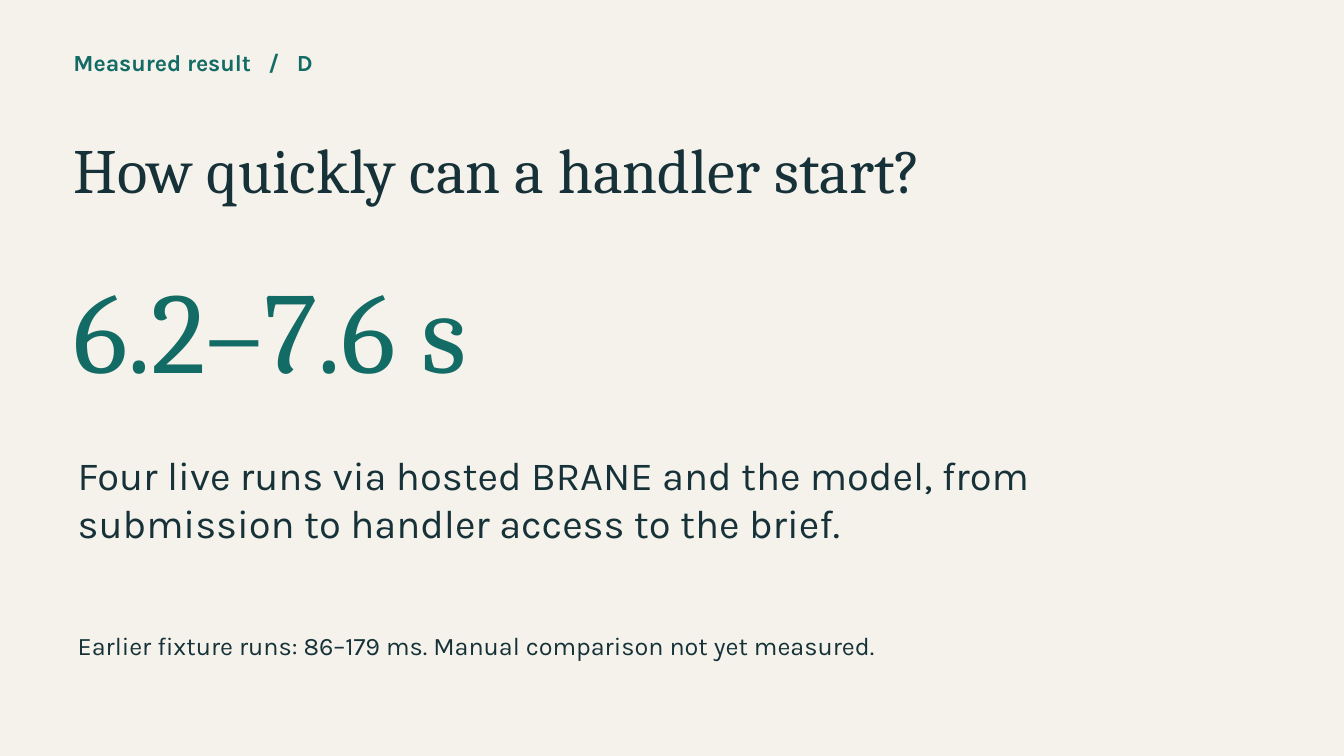
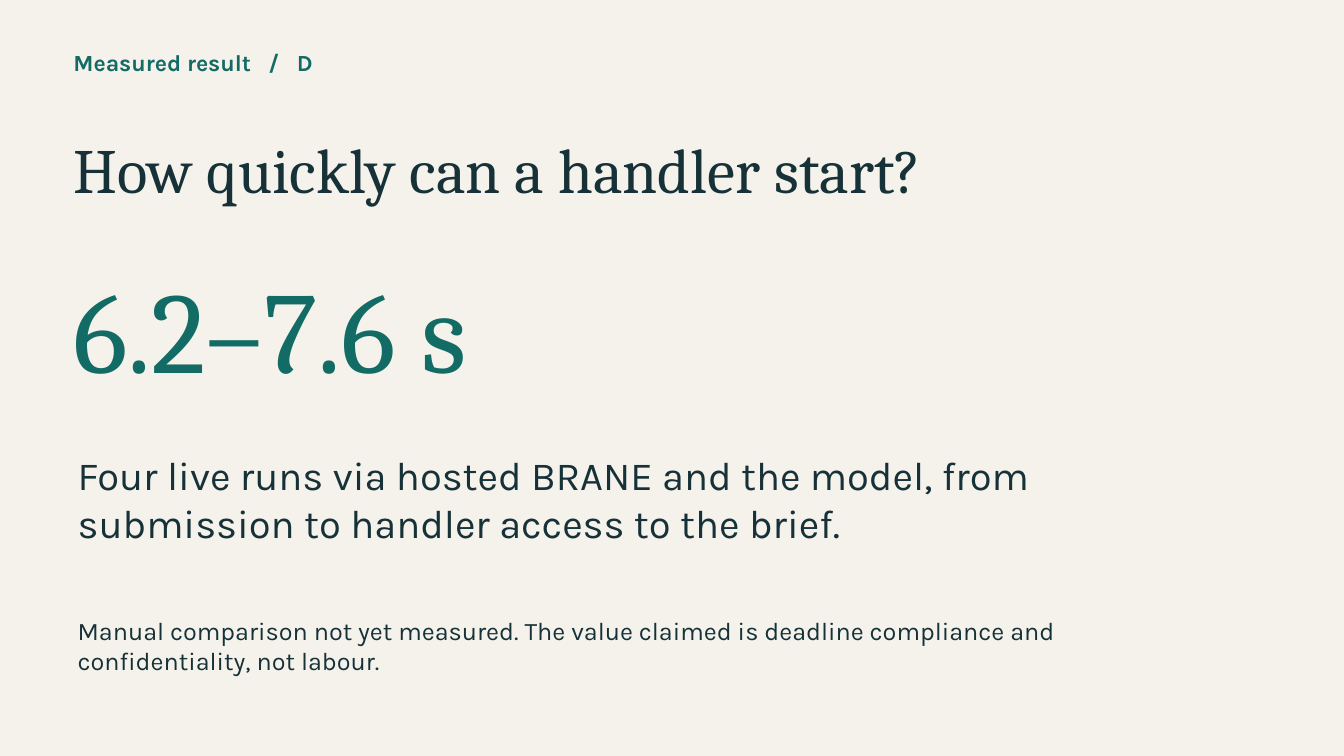
Before and after one commit to AnaCulo/mainhackathon, a slide deck: slide 5 of pitch/Culo-pitch.pptx. Drawn at 1344x756 pixels with LibreOffice and Linux fonts; fonts in the diff are those of the drawing. Boxes give left, top, right and bottom in pixels: in the first picture for what was removed or moved away, otherwise in the second. Text is boxed around its words. In the diff, an @@ line names an element or a change of style, - is before the commit and + after.

```diff
--- a/pitch/Culo-pitch.pptx
+++ b/pitch/Culo-pitch.pptx
@@ text at <box>78,622,1054,676</box>: text changed @@
-Earlier fixture runs: 86–179 ms. Manual comparison not yet measured.
+Manual comparison not yet measured. The value claimed is deadline compliance and confidentiality, not labour.
```
Also in this commit, not shown: 26 other files.
